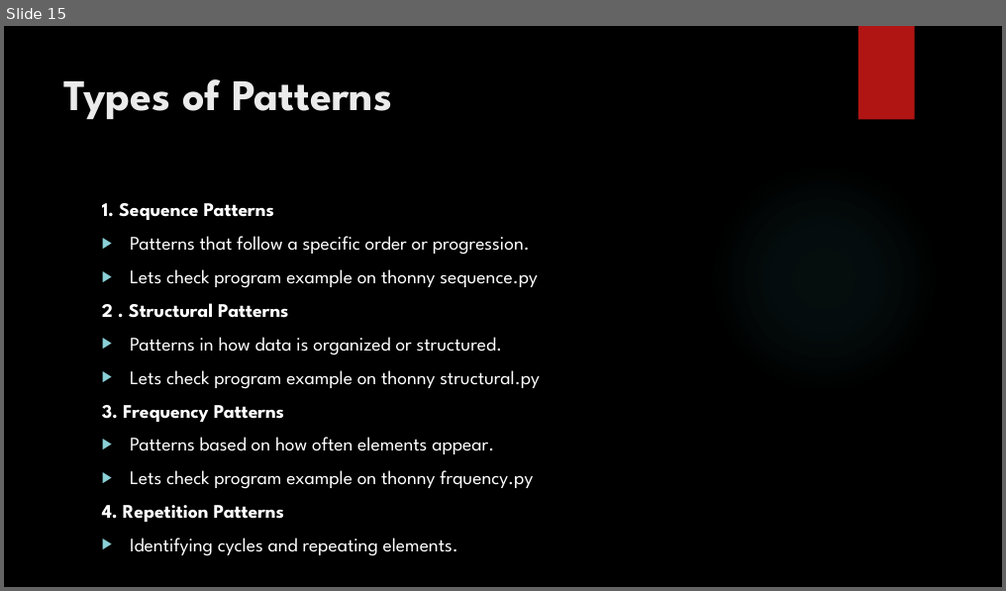
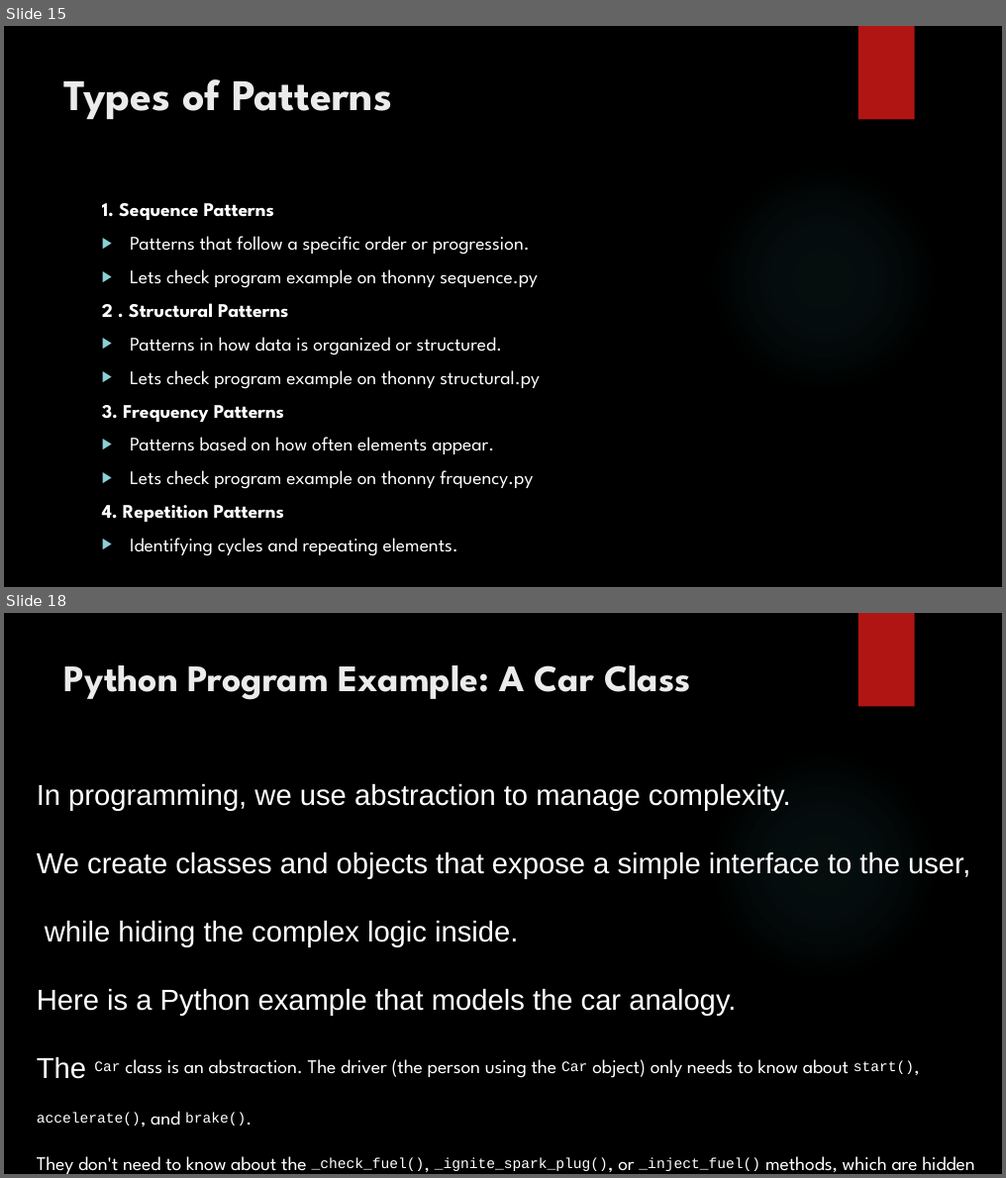
Before and after one commit to gbengeneh/GDPclass_algorithm, a slide deck: slides/Algorithm and data structure.pptx. Shown one above the other, each under a label of ours: slide 15 before the commit, slides 15 and 18 after it; the slides between them are not shown. The pictures are 1006x591 and 1006x1178 pixels, drawn with LibreOffice and Linux fonts; fonts in the diff are those of the drawing; background and template pictures are left out. Boxes give left, top, right and bottom in pixels: in the first picture for what was removed or moved away, otherwise in the second. Text is boxed around its words. In the diff, an @@ line names an element or a change of style, - is before the commit and + after.

```diff
--- a/slides/Algorithm and data structure.pptx
+++ b/slides/Algorithm and data structure.pptx
@@ slide 18 added at (4, 613, 1002, 1174), background picture (left out); not listed: 2 template elements that a slide beside it also shows @@
@@ title added at (64, 665, 690, 700), 36 pt, text #EBEBEB, bold @@
+Python Program Example: A Car Class
@@ text added at (37, 784, 975, 1174), 48 pt, text #FFFFFF @@
+In programming, we use abstraction to manage complexity.
+We create classes and objects that expose a simple interface to the user,
+while hiding the complex logic inside.
+Here is a Python example that models the car analogy.
+The Car class is an abstraction. The driver (the person using the Car object) only needs to know about start(), accelerate(), and brake().
+They don't need to know about the _check_fuel(), _ignite_spark_plug(), or _inject_fuel() methods, which are hidden implementation details.
```
Also in this commit, not shown: 4 other slides added, 4 other files.
